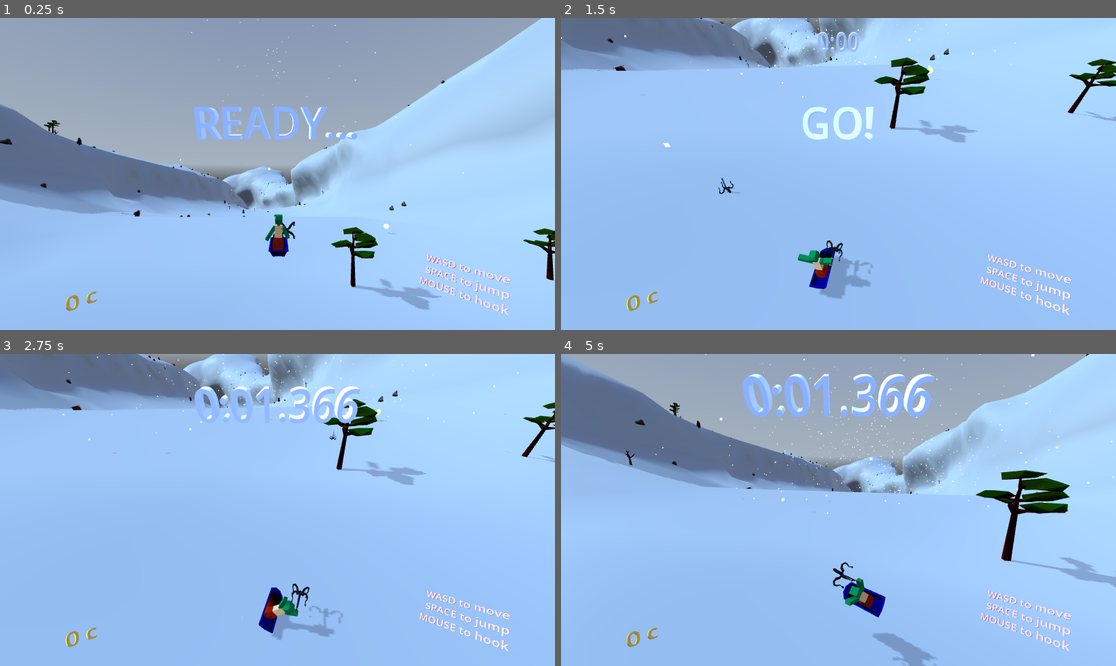
Above: before the commit, frames 1-4 (two rows, left to right).
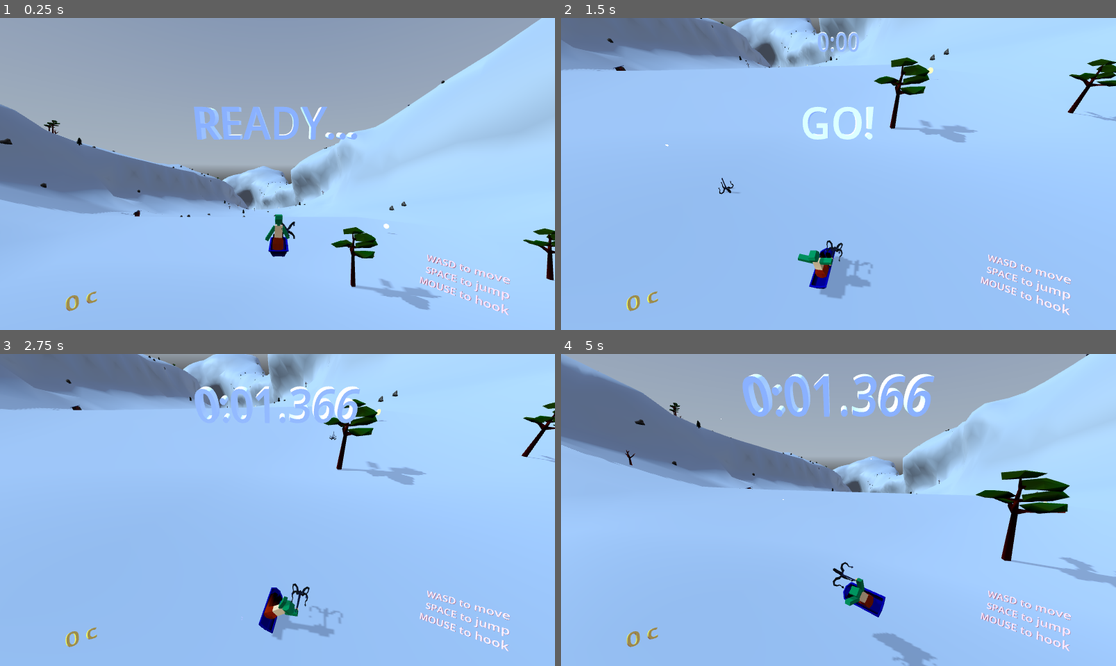
Above: after the commit, the same moments.

Repository: tokkoro/ggj24-sled
Game: Godot game, scene res://tomi_testaa/level_loader_scene.tscn
Two runs of this game, one before a commit and one after it. Both use one fixed random seed, a clock stepped at 60 frames per second and the inputs below. A sky picture missing from this copy of the repository is replaced by a grey-blue gradient.
Inputs (mouse positions are in pixels of both pictures, inside the frame that each line leads up to):
- Up to frame 1 (0.25 s): no input
- Up to frame 2 (1.5 s): tap Enter at 0.5 s; move the mouse to (960, 158) at 0.52 s; hold Right (turn_right) 0.53-1.28 s; tap Down (break) at 0.6 s; click (960, 158) at 0.67 s; tap Space (jump) at 0.77 s; move the mouse to (727, 189) at 1.27 s; hold Left (turn_left) from 1.28 s (still down); tap Shift at 1.35 s
- Up to frame 3 (2.75 s): tap Space (jump) at 1.52 s; move the mouse to (333, 441) at 2.02 s; release Left (turn_left) at 2.03 s; hold Right (turn_right) from 2.03 s (still down); tap G at 2.1 s
- Up to frame 4 (5 s): move the mouse to (810, 572) at 2.77 s; release Right (turn_right) at 2.78 s; hold Up (accelerate) 2.78-3.53 s; tap Ctrl at 2.85 s; click (810, 572) at 2.92 s; tap Space (jump) at 3.02, 3.77, 4.52 s; move the mouse to (1005, 556) at 3.52 s; hold Left (turn_left) from 3.53 s (still down); tap 1 at 3.6 s; move the mouse to (672, 463) at 4.27 s; tap 2 at 4.35 s

The runs differ from the first frame. In frame 1, less than 0.1% of the frame differs, in the area x 32-84%, y 0-56%; in frame 2, less than 0.1%; in frame 3, 0.1%; in frame 4, 0.3%, in the area x 17-100%, y 0-52%.

Commit message:
Don't use alpha hash. Reimport snowflake.

Diff:
--- a/godot_project/project.godot
+++ b/godot_project/project.godot
@@ -85,6 +85,7 @@
 
 renderer/rendering_method.mobile="forward_plus"
 renderer/rendering_method.web="forward_plus"
+textures/vram_compression/import_etc2_astc=true
 anti_aliasing/quality/screen_space_aa=1
 anti_aliasing/quality/msaa_3d.pc=2
 anti_aliasing/quality/msaa_3d.web=2
--- a/godot_project/tomi_testaa/hill_area.tscn
+++ b/godot_project/tomi_testaa/hill_area.tscn
@@ -220,8 +220,8 @@
 vertical_alignment = 2
 
 [sub_resource type="StandardMaterial3D" id="StandardMaterial3D_essa0"]
-transparency = 3
-alpha_hash_scale = 1.0
+transparency = 2
+alpha_scissor_threshold = 0.5
 alpha_antialiasing_mode = 0
 albedo_texture = ExtResource("10_081dr")
 emission_enabled = true
@@ -239,9 +239,8 @@
 size = Vector2(0.2, 0.2)
 
 [sub_resource type="StandardMaterial3D" id="StandardMaterial3D_8x6s4"]
-transparency = 3
-alpha_hash_scale = 0.2
-alpha_antialiasing_mode = 0
+transparency = 1
+blend_mode = 2
 albedo_color = Color(1, 1, 1, 0.498039)
 albedo_texture = ExtResource("22_ct83y")
 emission_enabled = true
Not shown, changed: godot_project/tomi_testaa/snowflake.png.import
